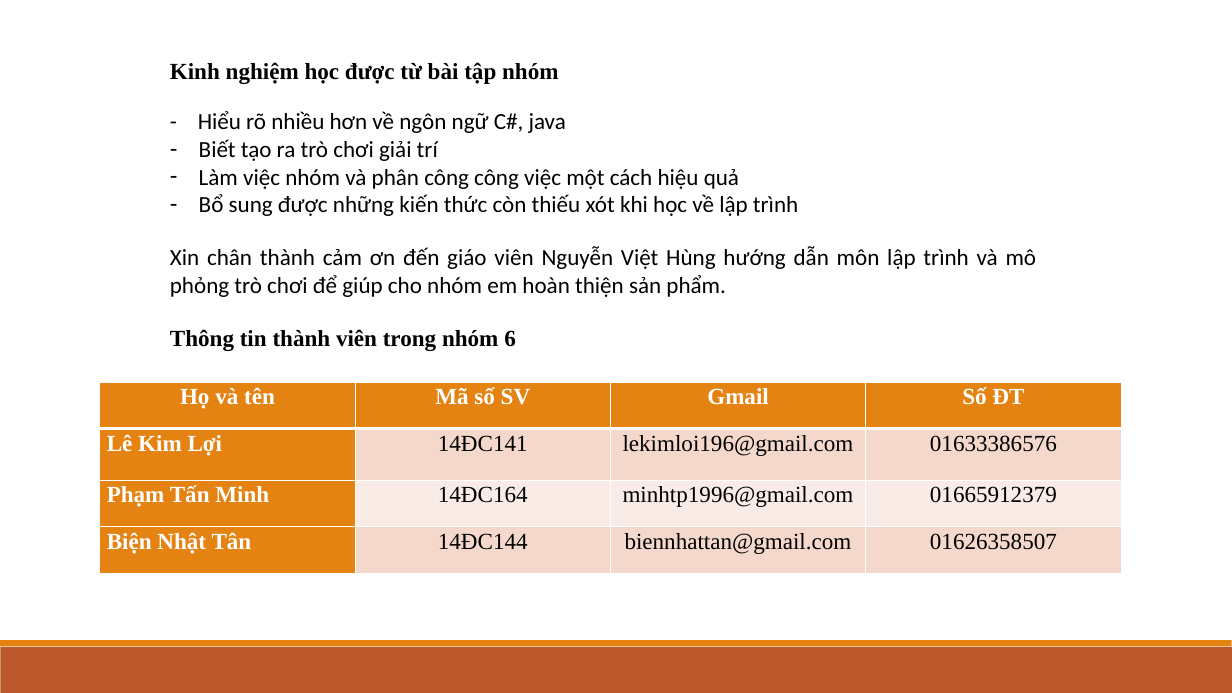
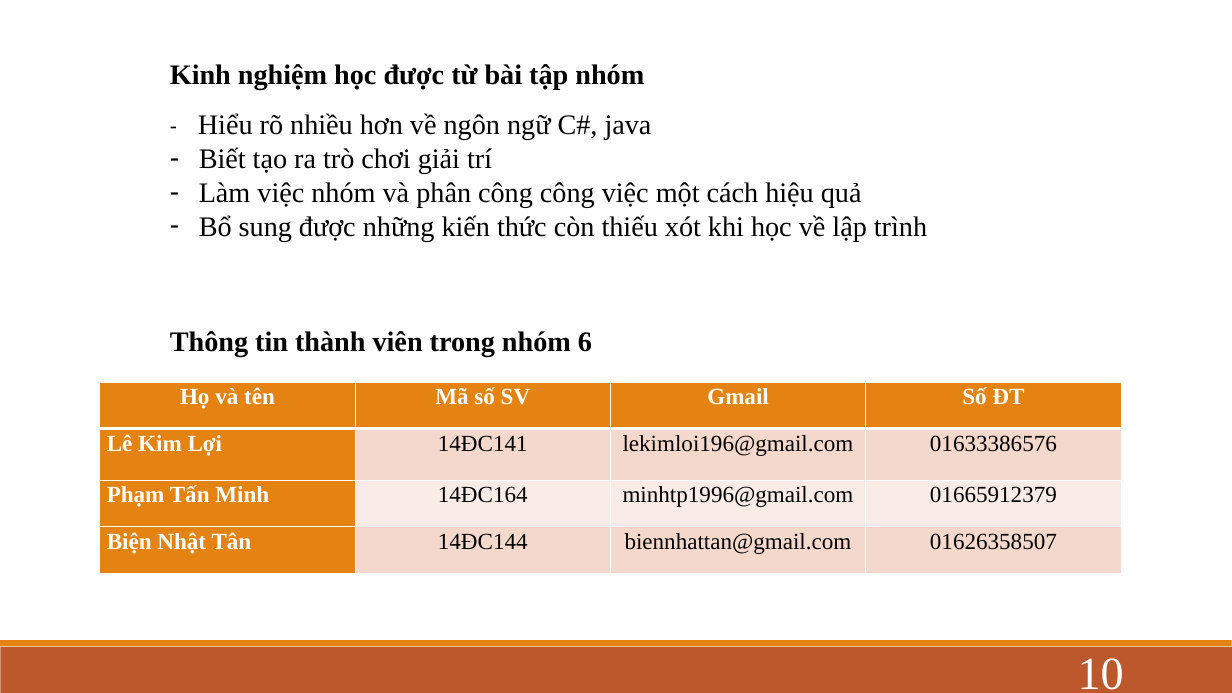
Before and after one commit to BaiCuoiKy/GameConRan, a slide deck: slide 10 of báo-cáo-game.pptx. Drawn at 1232x693 pixels with LibreOffice and Linux fonts; fonts in the diff are those of the drawing. Boxes give left, top, right and bottom in pixels: in the first picture for what was removed or moved away, otherwise in the second. Text is boxed around its words. In the diff, an @@ line names an element or a change of style, - is before the commit and + after.

```diff
--- a/báo-cáo-game.pptx
+++ b/báo-cáo-game.pptx
@@ text "Kinh nghiệm học được từ ..." at (170, 64, 644, 89): size 18 to 22 pt @@
@@ text "- Hiểu rõ nhiều hơn ..." at (198, 113, 927, 241): size 18 to 22 pt, font Calibri to Times New Roman @@
@@ text removed at (170, 246, 1037, 297) @@
-Xin chân thành cảm ơn đến giáo viên Nguyễn Việt Hùng hướng dẫn môn lập trình và mô phỏng trò chơi để giúp cho nhóm em hoàn thiện sản phẩm.
@@ text "Thông tin thành viên trong ..." at (170, 331, 592, 356): size 18 to 22 pt @@
@@ page number added at (1078, 658, 1124, 690), 36 pt, text #FFFFFF @@
+10
```
Also in this commit, not shown: 9 other slides changed, 1 slide added.
